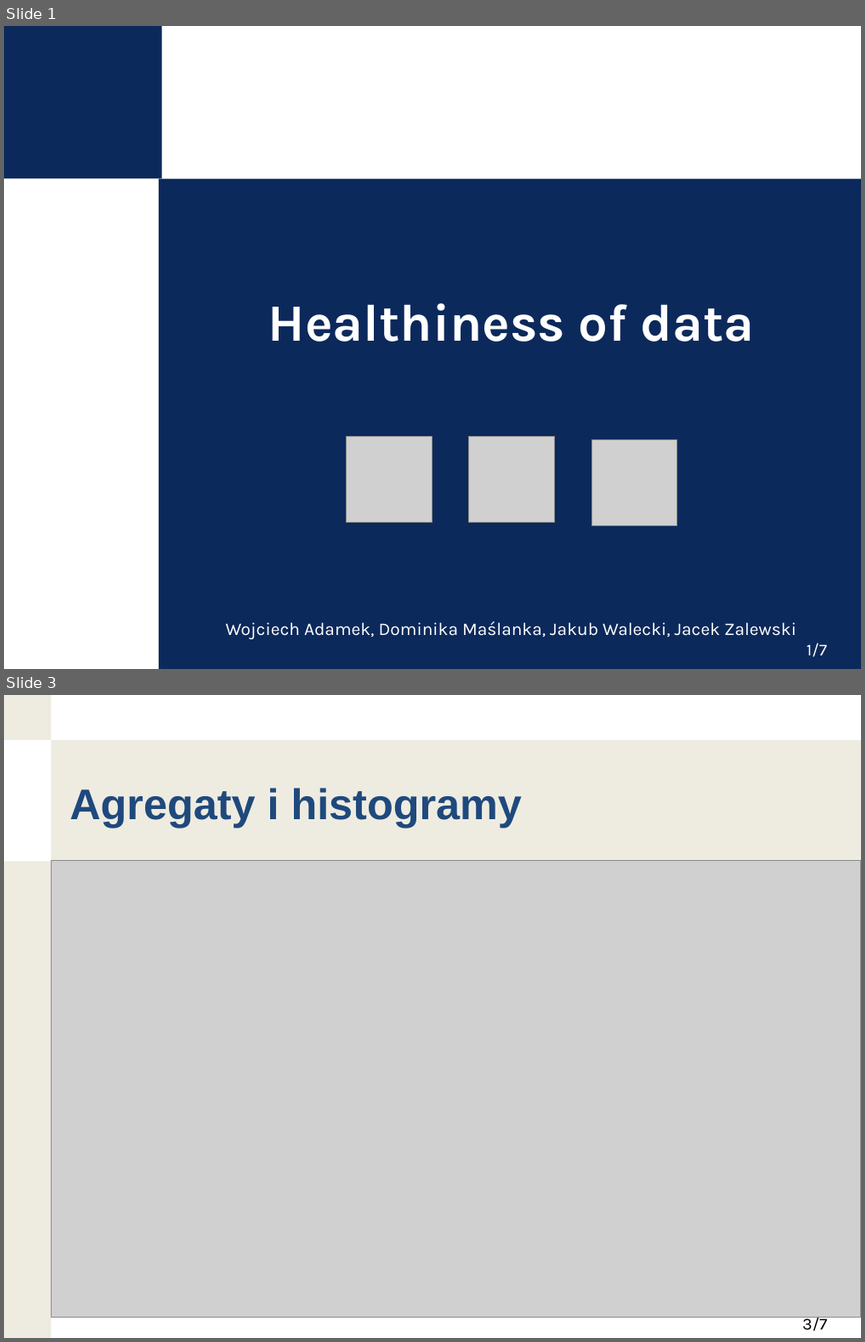
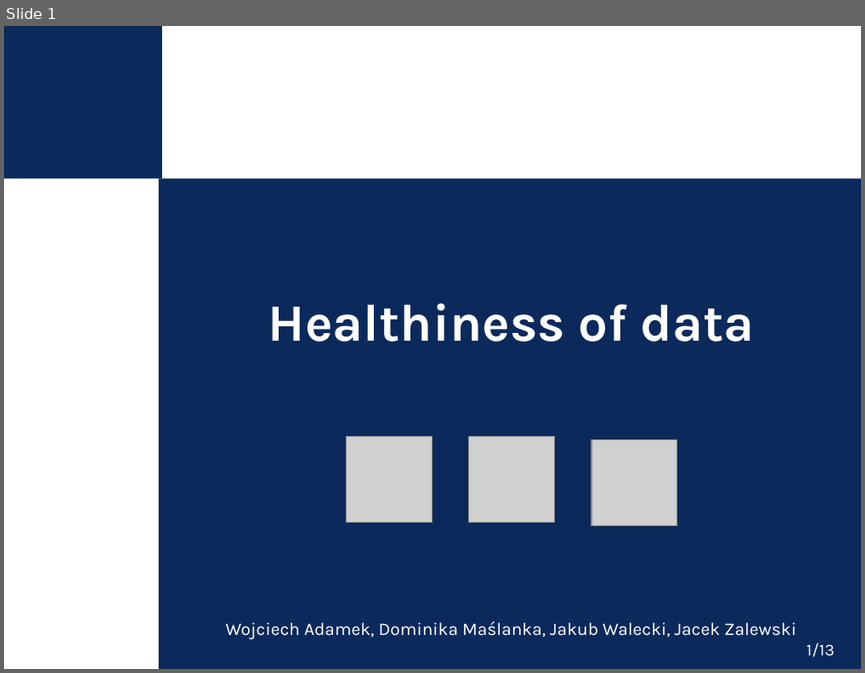
Before and after one commit to nokia-wroclaw/innovativeprojects-healthiness-of-data, a slide deck: KPZ_demo_prezentacja.pptx. Shown one above the other, each under a label of ours: slides 1 and 3 before the commit, slide 1 after it; the slides between them are not shown. The pictures are 865x1342 and 865x673 pixels, drawn with LibreOffice and Linux fonts; fonts in the diff are those of the drawing; grey boxes stand for pictures; background and template pictures are left out. Boxes give left, top, right and bottom in pixels: in the first picture for what was removed or moved away, otherwise in the second. Text is boxed around its words. In the diff, an @@ line names an element or a change of style, - is before the commit and + after.

```diff
--- a/KPZ_demo_prezentacja.pptx
+++ b/KPZ_demo_prezentacja.pptx
@@ slide 3 removed at [4, 695, 861, 1338], background #FFFFFF @@
@@ rectangle removed at [4, 695, 51, 740] @@
@@ rectangle removed at [51, 740, 861, 862] @@
@@ text removed at [69, 788, 522, 828] @@
-Agregaty i histogramy
@@ rectangle removed at [4, 862, 51, 1338] @@
@@ picture removed at [51, 861, 861, 1316] @@
@@ page number removed at [802, 1314, 827, 1331] @@
-3/7
@@ page number at [806, 642, 834, 657]: text changed @@
-1/7
+1/13
```
Also in this commit, not shown: 5 slides changed, 7 slides added, 6 other slides removed, 4 other files.
